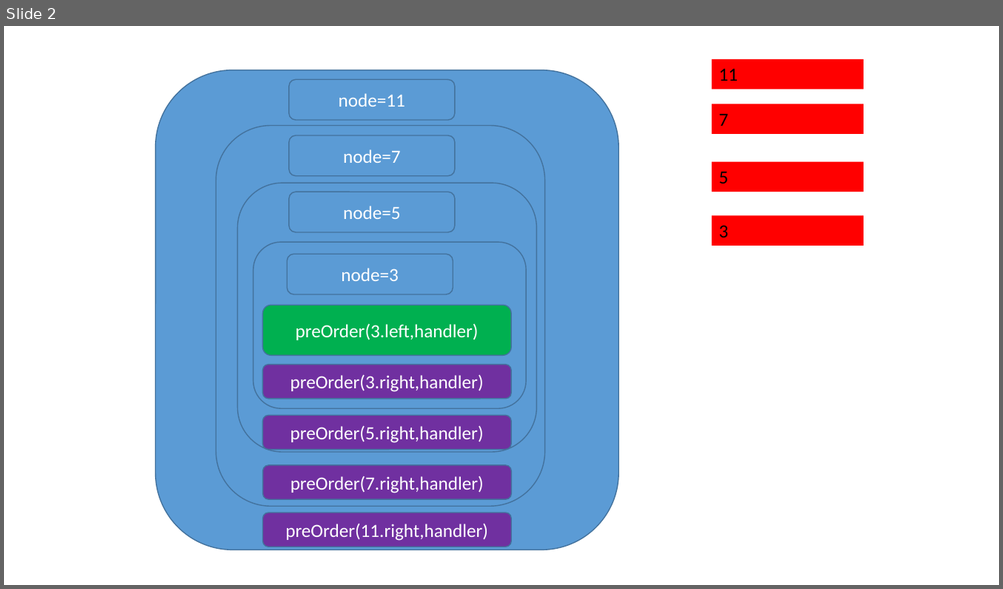
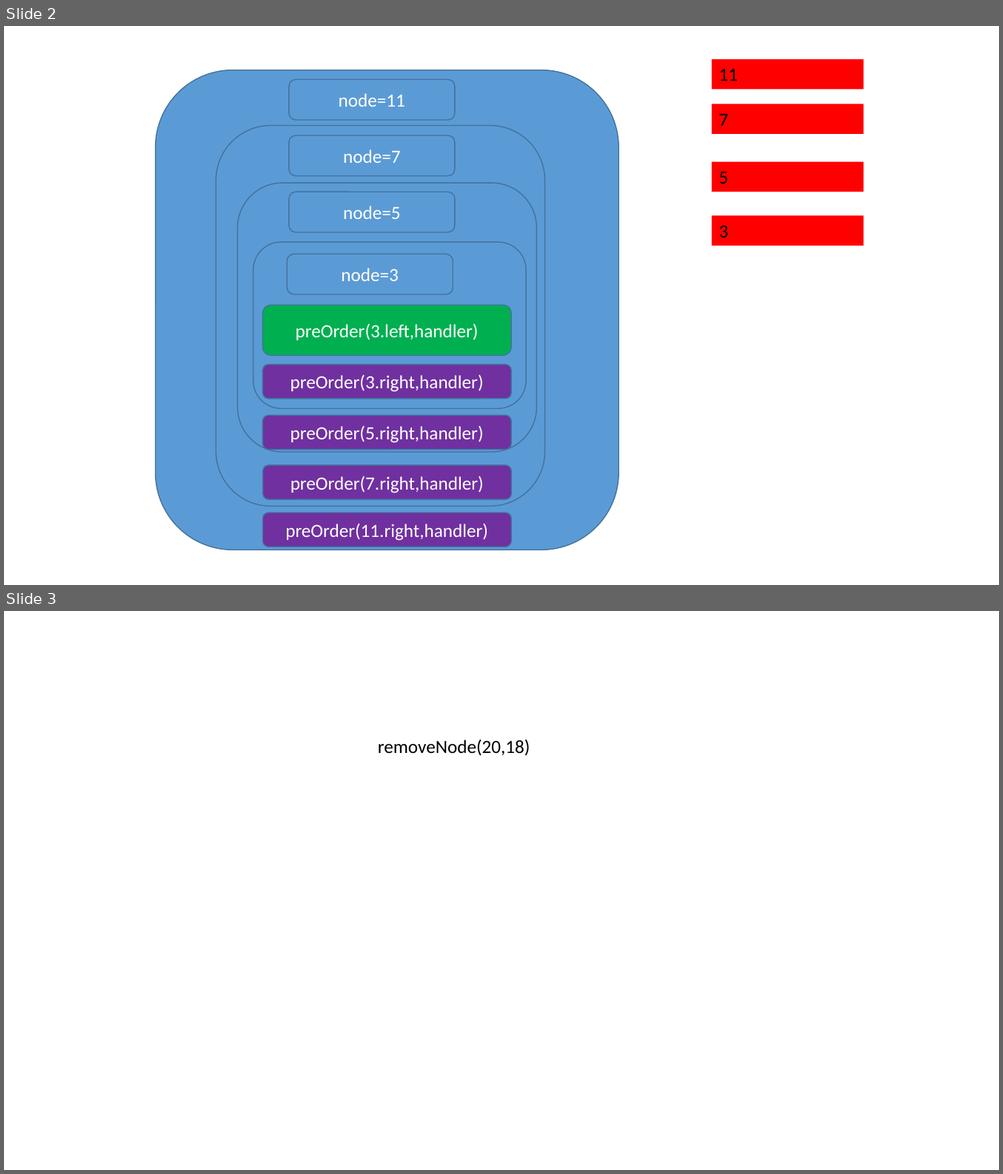
Before and after one commit to masterxl12/learn-conclusion, a slide deck: js/06算法/算法理解.pptx. Shown one above the other, each under a label of ours: slide 2 before the commit, slides 2 and 3 after it. The pictures are 1003x589 and 1003x1174 pixels, drawn with LibreOffice and Linux fonts; fonts in the diff are those of the drawing. Boxes give left, top, right and bottom in pixels: in the first picture for what was removed or moved away, otherwise in the second. Text is boxed around its words. In the diff, an @@ line names an element or a change of style, - is before the commit and + after.

```diff
--- a/js/06算法/算法理解.pptx
+++ b/js/06算法/算法理解.pptx
@@ slide 3 added at box(4, 611, 999, 1170), background #FFFFFF @@
@@ text added at box(378, 739, 530, 756), 18 pt, text #000000 @@
+removeNode(20,18)
```
Also in this commit, not shown: 3 other files.
